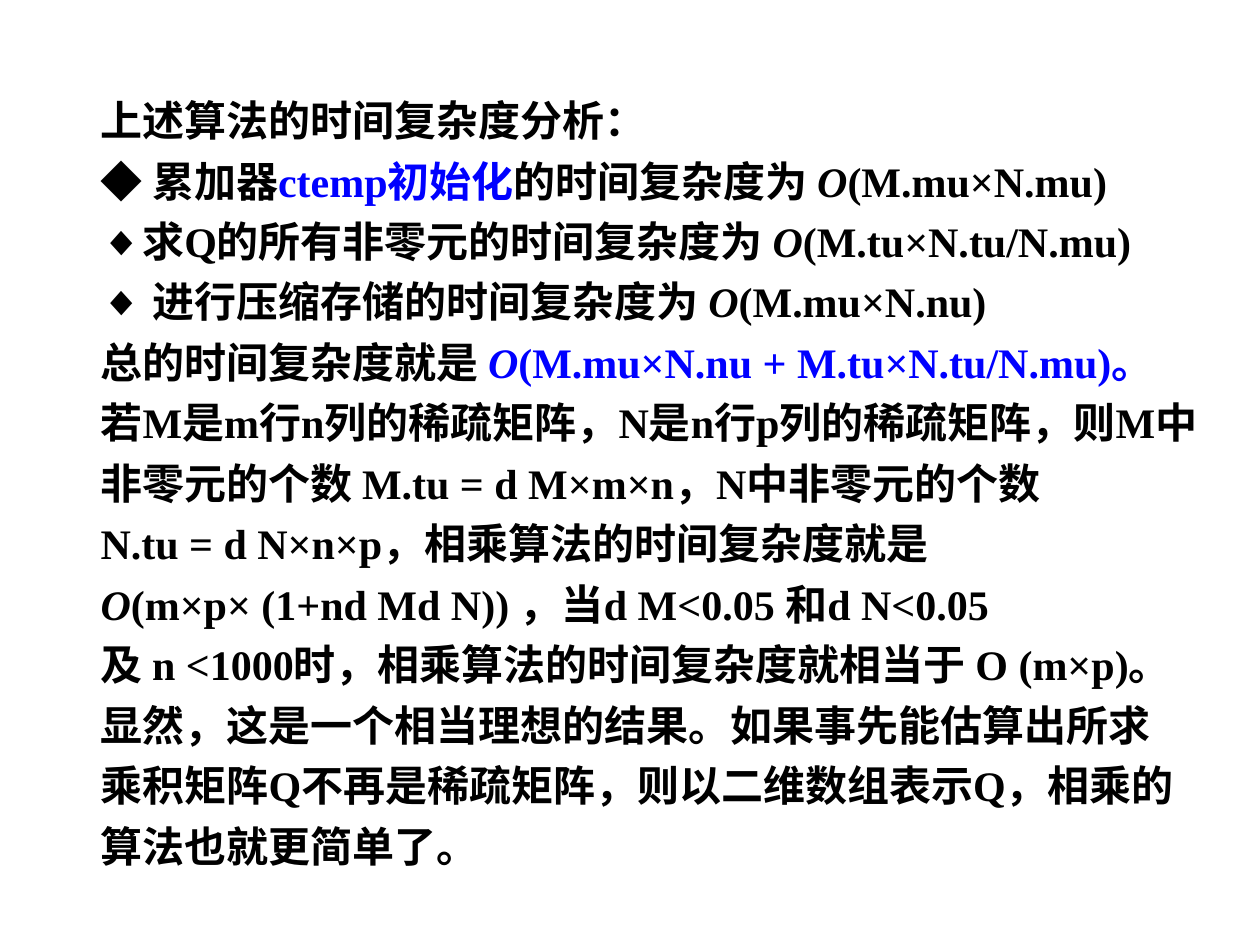
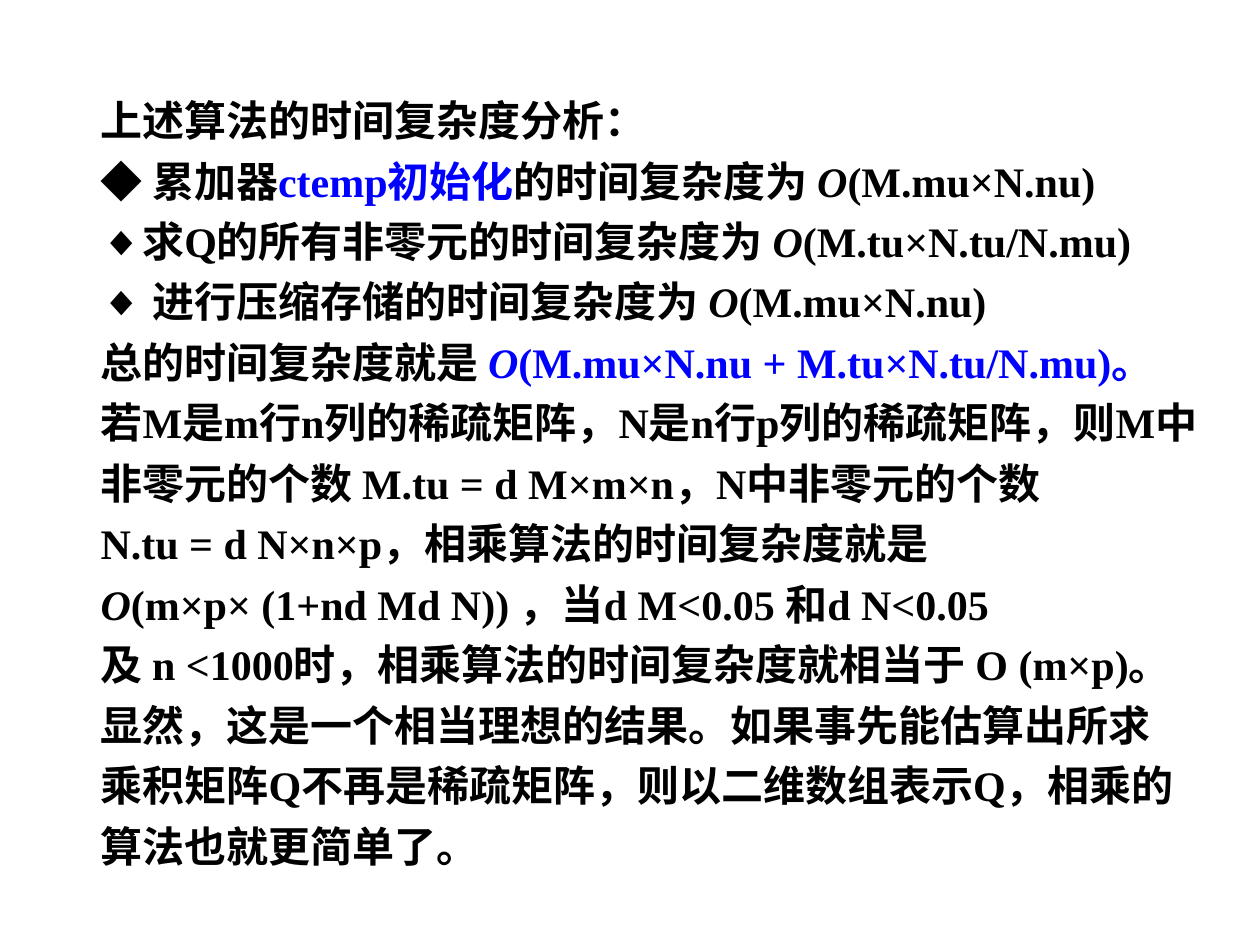
Before and after one commit to Gempittance/Data_Structur_Build, a slide deck: slide 47 of 数据结构PPT/ds5.pptx. Drawn at 1260x945 pixels with LibreOffice and Linux fonts; fonts in the diff are those of the drawing; background and template pictures are left out. Boxes give left, top, right and bottom in pixels: in the first picture for what was removed or moved away, otherwise in the second. Text is boxed around its words. In the diff, an @@ line names an element or a change of style, - is before the commit and + after.

Commit message:
05PPT

```diff
--- a/数据结构PPT/ds5.pptx
+++ b/数据结构PPT/ds5.pptx
@@ text at [101, 100, 1198, 447]: text changed @@
-上述算法的时间复杂度分析：
-◆ 累加器ctemp初始化的时间复杂度为 O(M.mu×N.mu)
-◆求Q的所有非零元的时间复杂度为 O(M.tu×N.tu/N.mu)
-◆ 进行压缩存储的时间复杂度为 O(M.mu×N.nu)
-总的时间复杂度就是 O(M.mu×N.nu + M.tu×N.tu/N.mu)。
-若M是m行n列的稀疏矩阵，N是n行p列的稀疏矩阵，则M中
+上述算法的时间复杂度分析：
+◆ 累加器ctemp初始化的时间复杂度为 O(M.mu×N.nu)
+◆求Q的所有非零元的时间复杂度为 O(M.tu×N.tu/N.mu)
+◆ 进行压缩存储的时间复杂度为 O(M.mu×N.nu)
+总的时间复杂度就是 O(M.mu×N.nu + M.tu×N.tu/N.mu)。
+若M是m行n列的稀疏矩阵，N是n行p列的稀疏矩阵，则M中
```
Also in this commit, not shown: 3 other slides changed.
